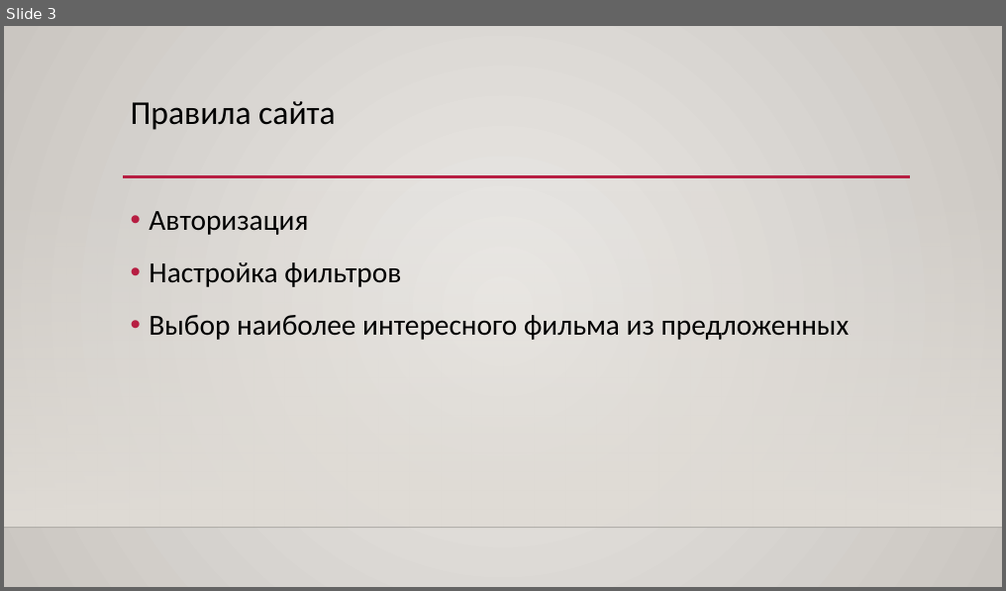
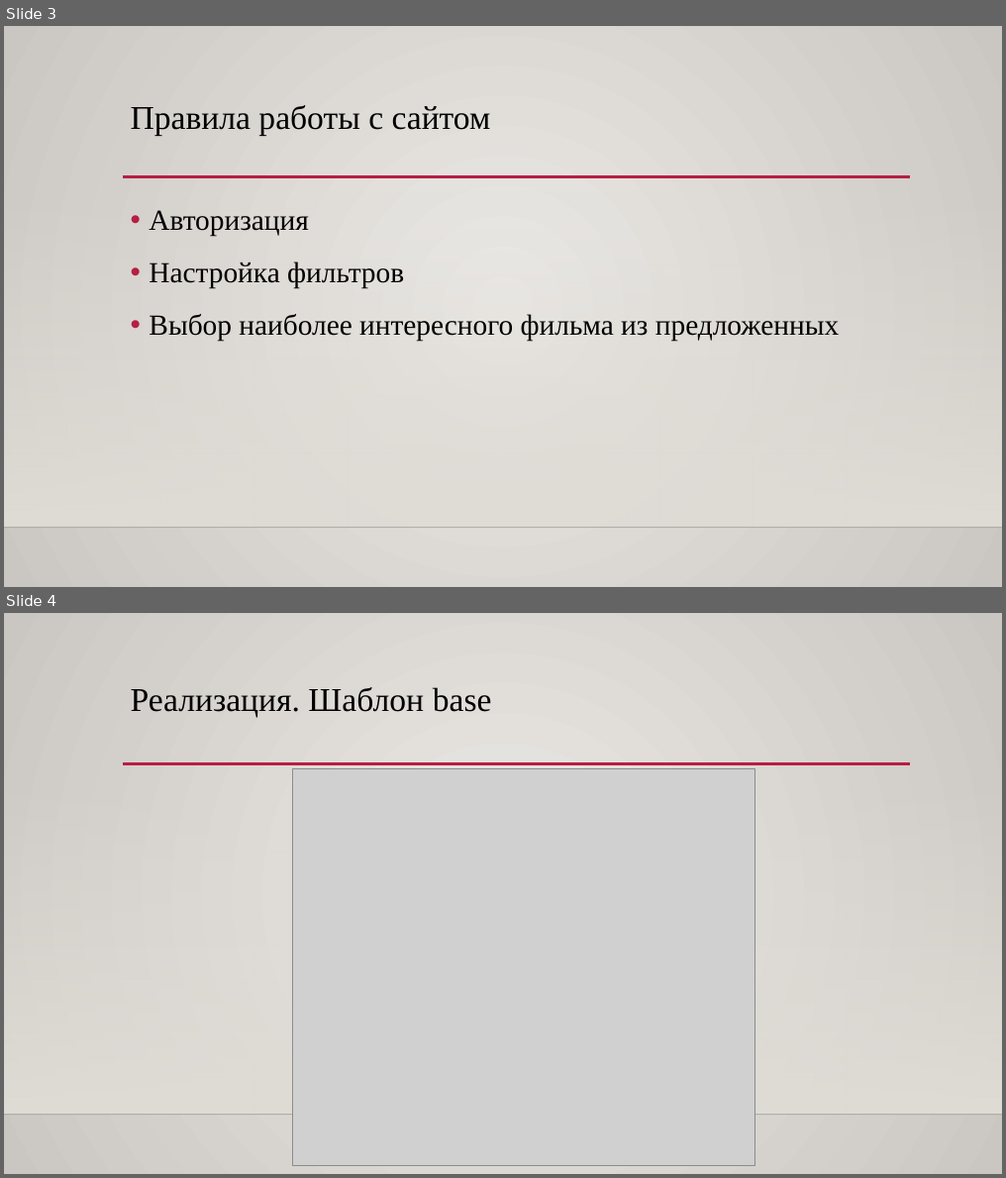
Before and after one commit to 20moonlight01/yandexlyceumweb, a slide deck: Для настроения.pptx. Shown one above the other, each under a label of ours: slide 3 before the commit, slides 3 and 4 after it. The pictures are 1006x591 and 1006x1178 pixels, drawn with LibreOffice and Linux fonts; fonts in the diff are those of the drawing; grey boxes stand for pictures; background and template pictures are left out. Boxes give left, top, right and bottom in pixels: in the first picture for what was removed or moved away, otherwise in the second. Text is boxed around its words. In the diff, an @@ line names an element or a change of style, - is before the commit and + after.

```diff
--- a/Для настроения.pptx
+++ b/Для настроения.pptx
@@ slide 4 added at (4, 613, 1002, 1174), background gradient #ECEAE7 to #CAC7C1; not listed: 3 template elements that a slide beside it also shows @@
@@ title added at (131, 687, 492, 717), 32 pt, text #000000 @@
+Реализация. Шаблон base
@@ picture added at (293, 769, 755, 1166) @@
@@ slide 3 changed as well @@
@@ title at (131, 105, 491, 136): text changed; font Calibri to Times New Roman @@
-Правила сайта
+Правила работы с сайтом
@@ text "Авторизация" at (149, 210, 839, 341): font Calibri to Times New Roman @@
```
Also in this commit, not shown: 3 other slides changed, 16 other slides added.
